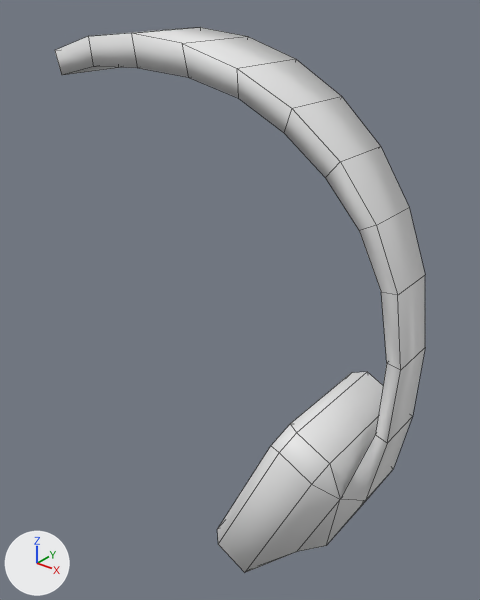
One commit to the FBX model Assets/Art/Models/headphones/headphones_B.fbx: the scene before it, then after it.
The view is the same before and after, from a 50 mm lens placed at (0.426, -0.435, 0.526), pointed at (0.072, 0.007, 0.252). The lights are fixed; the arrows at lower left show +X, +Y and +Z. Mesh edges are drawn as thin lines. Materials are left out; every surface is plain grey. Where no turn or scale is listed for an object, it has been applied to the vertices.

The first picture shows 'headphones'.
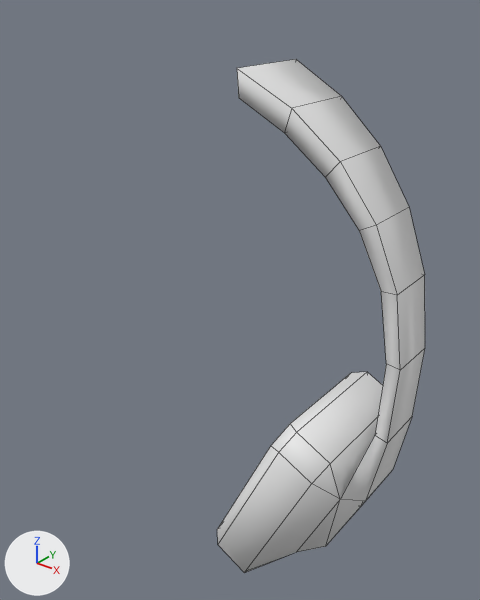
The newer file is also turned or shifted as a whole; pictures and numbers use the older file's frame.

Where the change shows, as pixel boxes [x1, y1, x2, y2] in the pictures (480 x 600 px; the box of a moved part takes in the faces that stretch with it):
'headphones', reshaped (44% narrower): before [55, 27, 425, 572]; after [217, 59, 425, 573]
part 1 of me_mesh_003, moved or reshaped: [297, 364, 412, 552] in both
part 2 of me_mesh_003, cut back: before [55, 27, 341, 108]; after [238, 59, 341, 108]

What changed in the scene script:
```text
Change me_mesh_003:
    used by ob_headphones; location = (0.0, 0.0, 0.0)
    verts and faces of me_mesh_003; kept vertices keep their numbers, new ones are numbered from 92
    before: 4 (0.235, -0.024, 0.122) at pixel (365, 500), 5 (0.235, 0.028, 0.122) at pixel (393, 469), 6 (0.204, 0.035, 0.055) at pixel (361, 505), 7 (0.204, -0.031, 0.055) at pixel (326, 545), 24 (0.236, -0.021, 0.19) at pixel (375, 434)
    before: 25 (0.236, 0.025, 0.19)
    remove me_mesh_003.from_pydata(...)  # 92 vertices, 93 faces; spans x -0.106..0.251, y -0.073..0.076, z 0.0..0.486
    add me_mesh_003.from_pydata(...)  # 76 vertices, 77 faces; spans x 0.096..0.251, y -0.073..0.076, z 0.0..0.466
    me_mesh_003 part 1
    add for i in [4, 5, 6, 24]: verts[i] += (0.0, -0.001, 0.0)
    add verts[7] = (0.205, -0.032, 0.055)  # moved, pixel (325, 546)
    add verts[25] = (0.236, 0.025, 0.19)  # moved
    me_mesh_003 part 2
    17 vertices are removed from x -0.106..0.105, y -0.041..0.042, z 0.445..0.486
    18 faces are deleted
    1 vertex is added at (0.105, 0.04, 0.466)
    2 new faces join them
```
